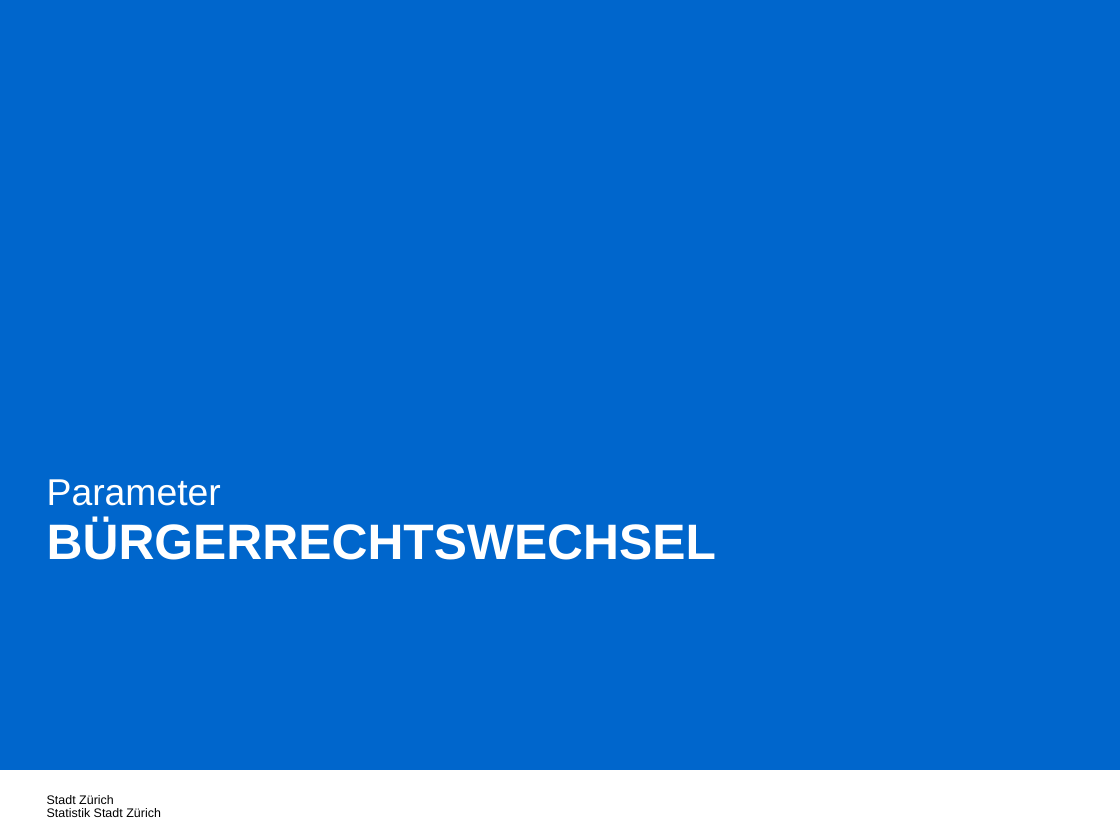
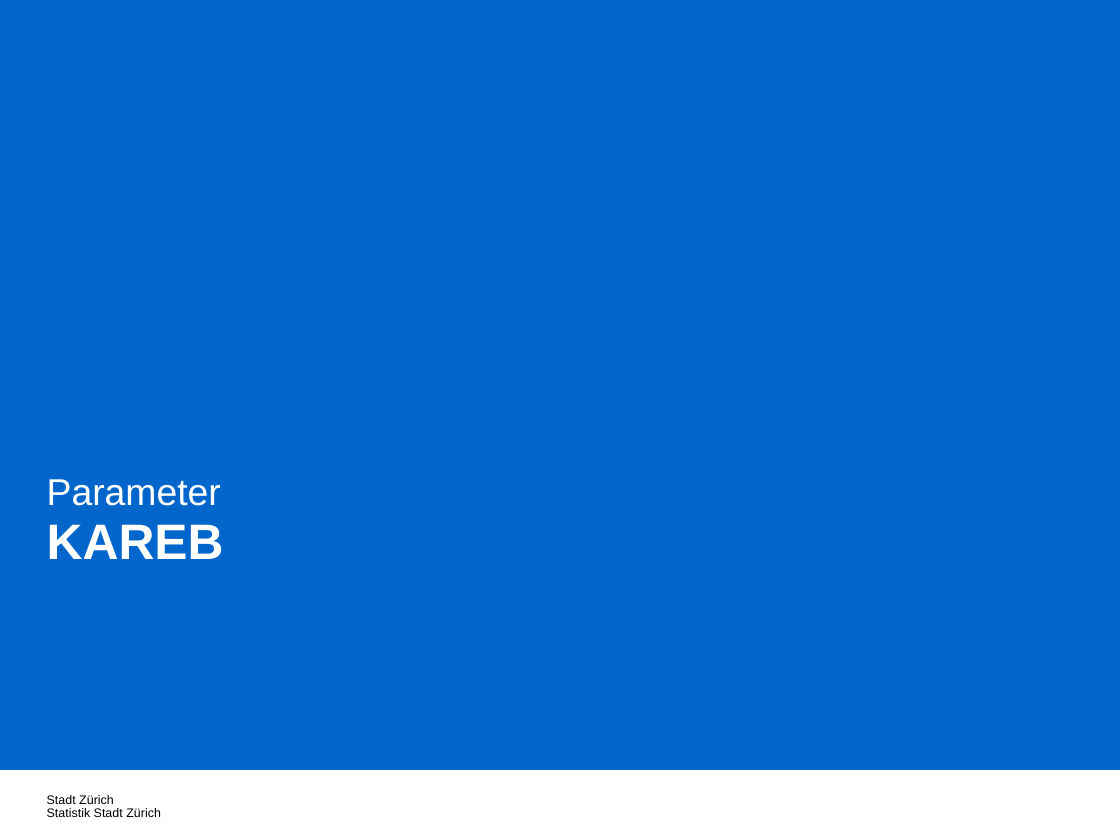
Before and after one commit to StatistikStadtZuerich/BevSzen, a slide deck: slide 85 of 2020phase2/5_Documentation/Concepts-Phase2.pptx (slide 91 before the commit). Drawn at 1120x840 pixels with LibreOffice and Linux fonts; fonts in the diff are those of the drawing. Boxes give left, top, right and bottom in pixels: in the first picture for what was removed or moved away, otherwise in the second. Text is boxed around its words. In the diff, an @@ line names an element or a change of style, - is before the commit and + after.

Commit message:
new slides for capacity/reserves

```diff
--- a/2020phase2/5_Documentation/Concepts-Phase2.pptx
+++ b/2020phase2/5_Documentation/Concepts-Phase2.pptx
@@ text at (x1=47, y1=524, x2=224, y2=559): text changed @@
-BÜRGERRECHTSWECHSEL
+KAREB
```
Also in this commit, not shown: 4 slides added, 4 slides removed.
